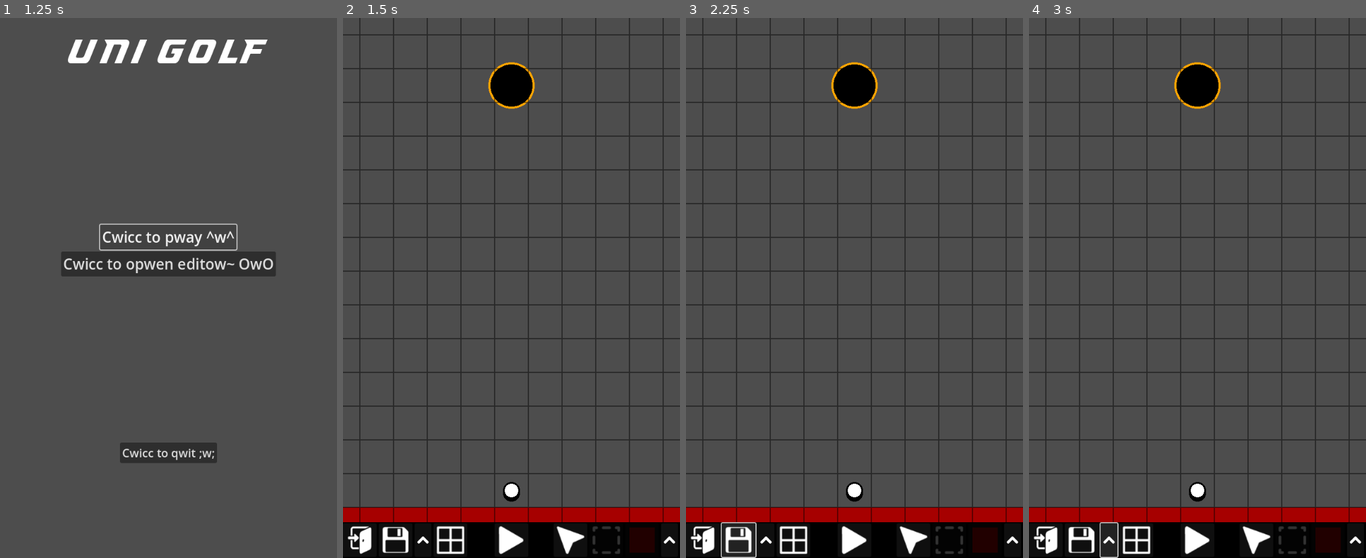
Above: before the commit, frames 1-4 (left to right).
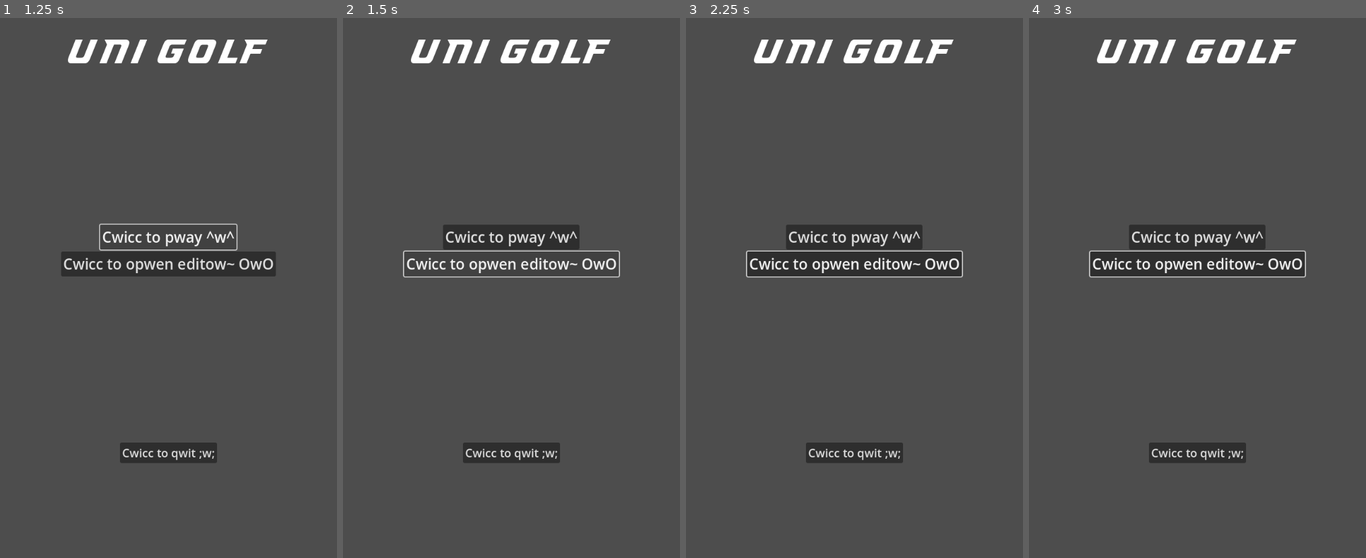
Above: after the commit, the same moments.

Repository: SelfMadeSystem/UniGolf
Game: Godot game, scene res://scenes/MainMenu.tscn
Two runs of this game, one before a commit and one after it. Both use one fixed random seed, a clock stepped at 60 frames per second and the inputs below.
Inputs (mouse positions are in pixels of both pictures, inside the frame that each line leads up to):
- Up to frame 1 (1.25 s): click "Cwicc to pway ^w^" at 0.5 s
- Up to frame 2 (1.5 s): click "Cwicc to opwen editow~ OwO" at 1.25 s
- Up to frame 3 (2.25 s): click (739, 541) at 2.02 s
- Up to frame 4 (3 s): click (1109, 541) at 2.77 s

Frame 1 is identical in both runs. In frame 2, 22% of the frame differs, in the area x 0-100%, y 0-100%; in frame 3, 24%; in frame 4, 24%.
Error before the commit: Invalid type in function 'change_scene' in base 'Node (game_info.gd)'. Cannot convert argument 1 from Nil to Dictionary. (res://scripts/MainMenu.gd:6)
Error after the commit: Parse Error: Preload file "res://scenes/PauseMenu.tscn" does not exist. (res://scripts/game_info.gd:25)

Commit message:
Added pause menu

Diff:
--- a/prefabs/node_editor.tscn
+++ b/prefabs/node_editor.tscn
@@ -268,6 +268,48 @@
 icon_alignment = 1
 expand_icon = true
 
+[node name="SaveDialogue" type="Control" parent="UI"]
+unique_name_in_owner = true
+visible = false
+layout_mode = 3
+anchors_preset = 15
+anchor_right = 1.0
+anchor_bottom = 1.0
+grow_horizontal = 2
+grow_vertical = 2
+
+[node name="SaveDialogueExit" type="Control" parent="UI/SaveDialogue"]
+layout_mode = 1
+anchors_preset = 15
+anchor_right = 1.0
+anchor_bottom = 1.0
+grow_horizontal = 2
+grow_vertical = 2
+
+[node name="Panel" type="Panel" parent="UI/SaveDialogue"]
+layout_mode = 1
+anchors_preset = 2
+anchor_top = 1.0
+anchor_bottom = 1.0
+offset_left = 32.0
+offset_top = -160.0
+offset_right = 416.0
+offset_bottom = -96.0
+grow_vertical = 0
+
+[node name="Name" type="LineEdit" parent="UI/SaveDialogue/Panel"]
+layout_mode = 1
+anchors_preset = -1
+anchor_right = 1.0
+anchor_bottom = 1.0
+offset_left = 8.0
+offset_top = 8.0
+offset_right = -8.0
+offset_bottom = -8.0
+grow_horizontal = 2
+grow_vertical = 2
+placeholder_text = "Level Name"
+
 [connection signal="input_event" from="Resize" to="." method="_on_resize_input_event"]
 [connection signal="input_event" from="Rotate" to="." method="_on_rotate_input_event"]
 [connection signal="input_event" from="Trash" to="." method="_on_trash_input_event"]
@@ -282,3 +324,5 @@
 [connection signal="pressed" from="UI/Bottom/Right/SelectButton" to="." method="_on_select_button_pressed"]
 [connection signal="pressed" from="UI/Bottom/Right/PlaceButton" to="." method="_on_place_button_pressed"]
 [connection signal="pressed" from="UI/Bottom/Right/ObjectsButton" to="." method="_on_objects_button_pressed"]
+[connection signal="gui_input" from="UI/SaveDialogue/SaveDialogueExit" to="." method="_on_save_dialogue_exit_gui_input"]
+[connection signal="text_changed" from="UI/SaveDialogue/Panel/Name" to="." method="_on_name_text_changed"]
--- a/project.godot
+++ b/project.godot
@@ -31,6 +31,14 @@
 
 project/assembly_name="MonoGolf"
 
+[input]
+
+pause={
+"deadzone": 0.5,
+"events": [Object(InputEventKey,"resource_local_to_scene":false,"resource_name":"","device":-1,"window_id":0,"alt_pressed":false,"shift_pressed":false,"ctrl_pressed":false,"meta_pressed":false,"pressed":false,"keycode":0,"physical_keycode":4194305,"key_label":0,"unicode":0,"echo":false,"script":null)
+]
+}
+
 [layer_names]
 
 2d_physics/layer_1="Wall, Land, Conveyors, Slopes, etc."
--- a/scripts/MainMenu.gd
+++ b/scripts/MainMenu.gd
@@ -2,8 +2,7 @@
 
 
 func _on_play_pressed():
-	var dict = LevelSaver.load_from_file("level")
-	GameInfo.change_scene(dict)
+	get_tree().change_scene_to_file("res://scenes/LoadLevelMenu.tscn")
 
 
 func _on_edit_pressed():
--- a/scripts/game_info.gd
+++ b/scripts/game_info.gd
@@ -3,6 +3,8 @@
 
 @export var wall_color = Color.from_hsv(0, 1, 0.65)
 @export var water_color = Color.from_hsv(0.63, 0.82, 0.89)
+
+@export var level_name = "Level"
 
 @export var ball: Ball
 @export var goal: Goal
@@ -14,6 +16,14 @@
 var editing = false
 
 var node_editor: NodeEditor = null
+
+func _process(__):
+	# TODO: Make a better way for detecting if in level
+	if current_level.has("name") && Input.is_action_just_pressed("pause"):
+		get_tree().paused = true
+		get_tree().root.add_child(
+			preload("res://scenes/PauseMenu.tscn").instantiate()
+		)
 
 func change_scene(to: Dictionary):
 	ball_prev_shoot = Vector2()
@@ -38,7 +48,7 @@
 		tween.tween_property(current, "global_position", Vector2(0, 0), 0.5)
 		tween.tween_callback(func():
 			changing_scene = false
-			if !editing:
+			if !editing && ball != null:
 				ball.unfreeze()
 		)
 
--- a/scripts/level_saver.gd
+++ b/scripts/level_saver.gd
@@ -1,4 +1,9 @@
 extends Node
+
+const SAVE_DIR = "user://levels/"
+
+func _ready():
+	DirAccess.make_dir_recursive_absolute(SAVE_DIR)
 
 func deserialize_level(stuff: Dictionary):
 	var nodes: Array = stuff.get("nodes", [])
@@ -42,6 +47,7 @@
 		save_arr.append(get_saved_dict(node))
 
 	return {
+		"name": GameInfo.level_name,
 		"nodes": save_arr,
 		"end_x": GameInfo.goal.position.x,
 		"end_y": GameInfo.goal.position.y
@@ -74,15 +80,34 @@
 
 	return save_dict
 
-func save_to_file(path: String, data: Dictionary):
-	var save_game = FileAccess.open("user://" + path, FileAccess.WRITE)
+func sanitize_file_name(file_name: String) -> String:
+	var sanitized = ""
+
+	for c in file_name.to_ascii_buffer():
+		if c == 0:
+			break
+		if c >= 48 && c <= 57 || \
+			c >= 65 && c <= 90 || \
+			c >= 97 && c <= 122 || \
+			c == 95:
+			sanitized += String.chr(c)
+		else:
+			sanitized += "_"
+
+
+	return sanitized + ".json"
+
+func save_to_file(file_name: String, data: Dictionary):
+	file_name = sanitize_file_name(file_name)
+	var save_game = FileAccess.open(SAVE_DIR + file_name, FileAccess.WRITE)
 	save_game.store_line(JSON.stringify(data))
 	save_game.close()
 
-func load_from_file(path: String):
-	if not FileAccess.file_exists("user://" + path):
+func load_from_file(file_name: String):
+	file_name = sanitize_file_name(file_name)
+	if not FileAccess.file_exists(SAVE_DIR + file_name):
 		return null
-	var save_game = FileAccess.open("user://" + path, FileAccess.READ)
+	var save_game = FileAccess.open(SAVE_DIR + file_name, FileAccess.READ)
 	var json = JSON.new()
 
 	json.parse(save_game.get_as_text())
--- a/scripts/node_editor.gd
+++ b/scripts/node_editor.gd
@@ -318,8 +318,16 @@
 
 func _on_save_button_pressed():
 	var dict = LevelSaver.serialize_level()
-	LevelSaver.save_to_file("level", dict)
-
+	LevelSaver.save_to_file(GameInfo.level_name, dict)
 
 func _on_more_button_pressed():
-	pass # Replace with function body.
+	%SaveDialogue.visible = true
+
+func _on_save_dialogue_exit_gui_input(event:InputEvent):
+	if %SaveDialogue.visible == true:
+		if event is InputEventMouseButton:
+			if event.button_index == MOUSE_BUTTON_LEFT and event.pressed:
+				%SaveDialogue.visible = false
+
+func _on_name_text_changed(new_text:String):
+	GameInfo.level_name = new_text
